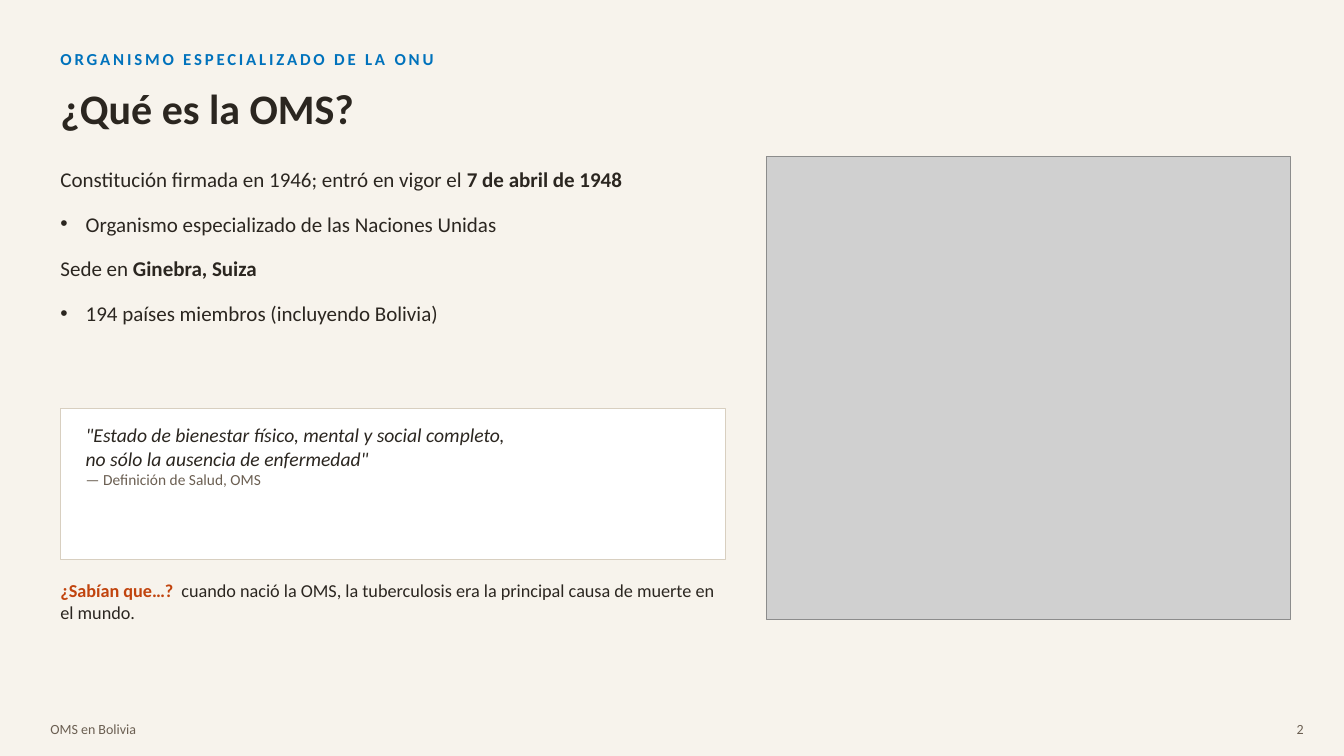
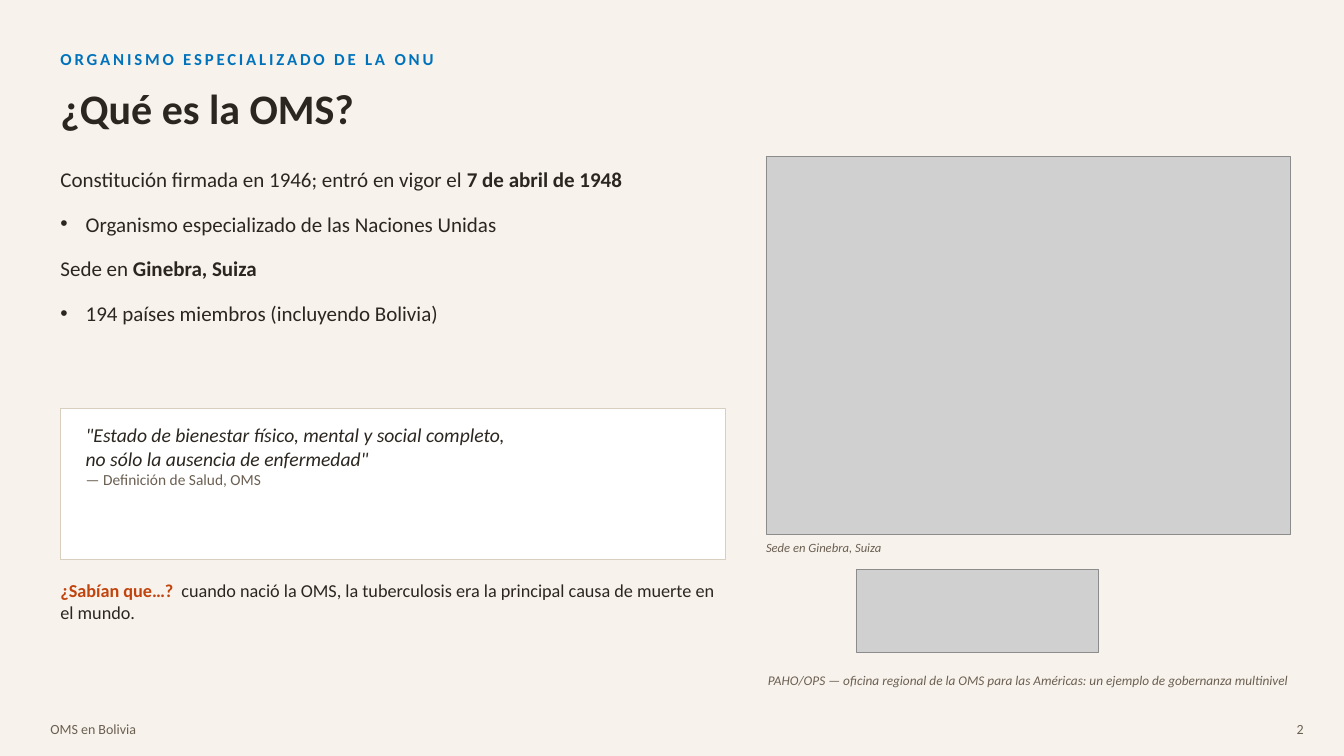
Before and after one commit to donnicolassuarez/01, a slide deck: slide 2 of entregables/Presentacion_OMS_UNESCO_Bolivia.pptx. Drawn at 1344x756 pixels with LibreOffice and Linux fonts; fonts in the diff are those of the drawing; grey boxes stand for pictures. Boxes give left, top, right and bottom in pixels: in the first picture for what was removed or moved away, otherwise in the second. Text is boxed around its words. In the diff, an @@ line names an element or a change of style, - is before the commit and + after.

```diff
--- a/entregables/Presentacion_OMS_UNESCO_Bolivia.pptx
+++ b/entregables/Presentacion_OMS_UNESCO_Bolivia.pptx
@@ picture: place and size @@
-picture at box(766, 156, 1291, 620)
+picture at box(766, 156, 1291, 534)
@@ text added at box(766, 543, 881, 553), 9 pt, text #6B5F52, italic @@
+Sede en Ginebra, Suiza
@@ picture added at box(857, 570, 1099, 653) @@
@@ text added at box(768, 676, 1288, 687), 9.5 pt, text #6B5F52, italic @@
+PAHO/OPS — oficina regional de la OMS para las Américas: un ejemplo de gobernanza multinivel
```
Also in this commit, not shown: 3 other slides changed, 1 other file.
